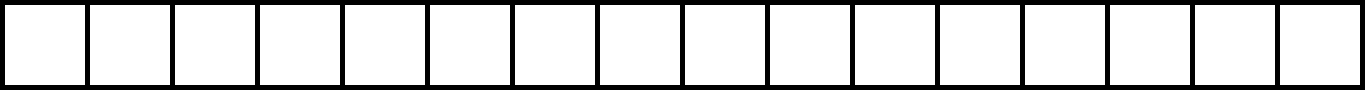
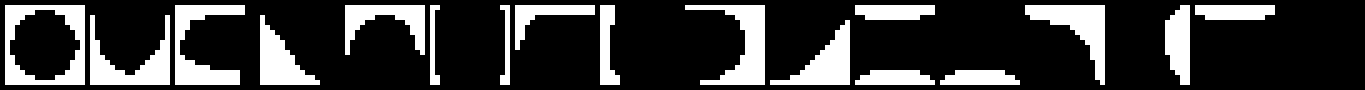
Before/after of a 1365px x 90px layered artwork. What changed in the layer stack:
painted on "15 - Left and Right and Bottom and Top" over [1280, 5, 1360, 85]
painted on "14 - Left and Bottom and Right" over [1195, 15, 1275, 85]
painted on "13 - Left and Bottom and Top" over [1110, 5, 1180, 85]
painted on "12 - Left and Bottom" over [1025, 15, 1100, 85]
painted on "11 - Left and Right and Top" over [940, 5, 1020, 80]
painted on "10 - Left and Right" over [855, 15, 935, 80]
painted on "9 - Left and Top" over [770, 5, 850, 80]
painted on "8 - Left" over [685, 10, 745, 85]
painted on "7 - Bottom and Right and Top" over [610, 5, 680, 85]
painted on "6 - Bottom and Right" over [515, 15, 595, 85]
painted on "5 - Top and Bottom" over [435, 5, 505, 85]
painted on "4 - Bottom" over [345, 15, 425, 85]
painted on "3- Top and Right" over [260, 5, 340, 85]
painted on "2 - Right" over [180, 5, 255, 85]
painted on "1 - Top" over [90, 5, 170, 75]
painted on "0 - Center" over [10, 10, 80, 80]
